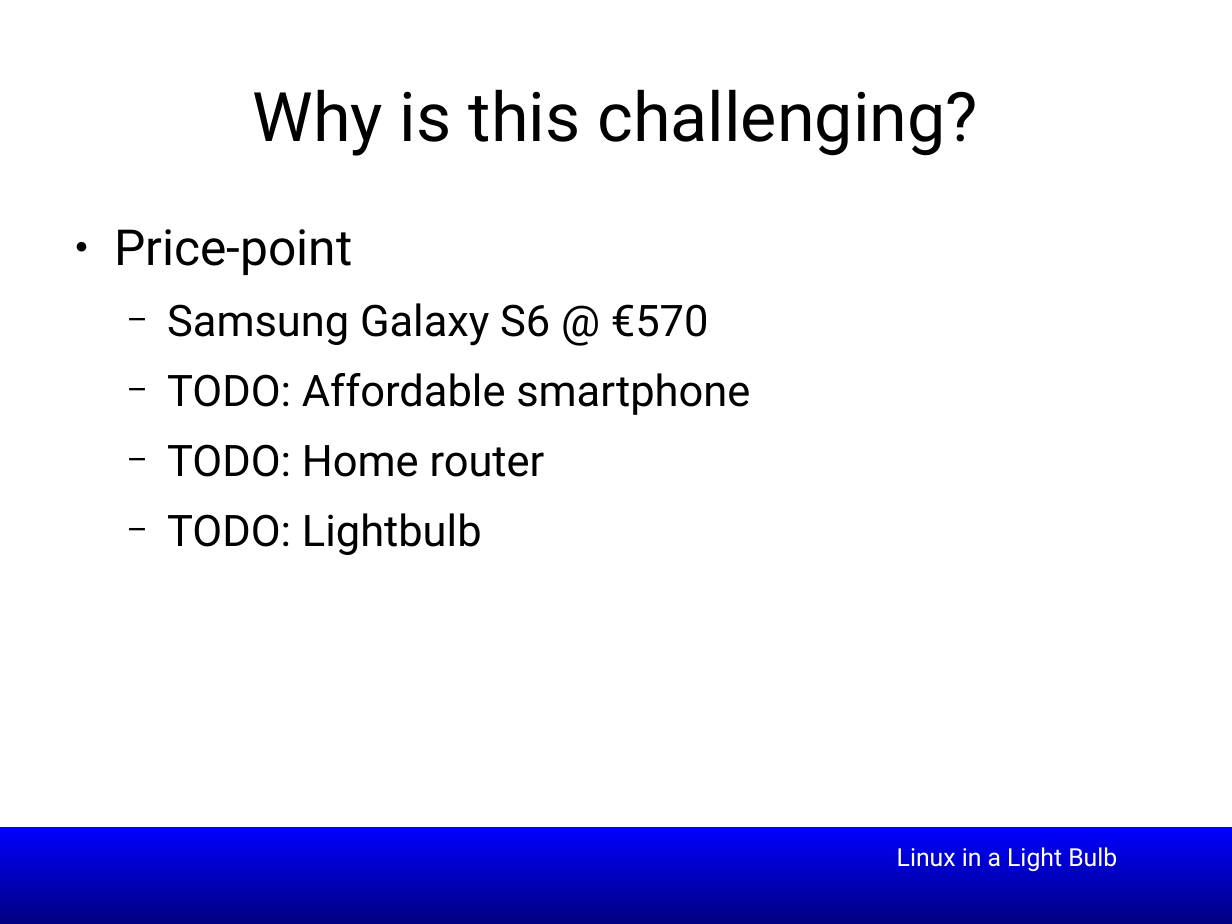
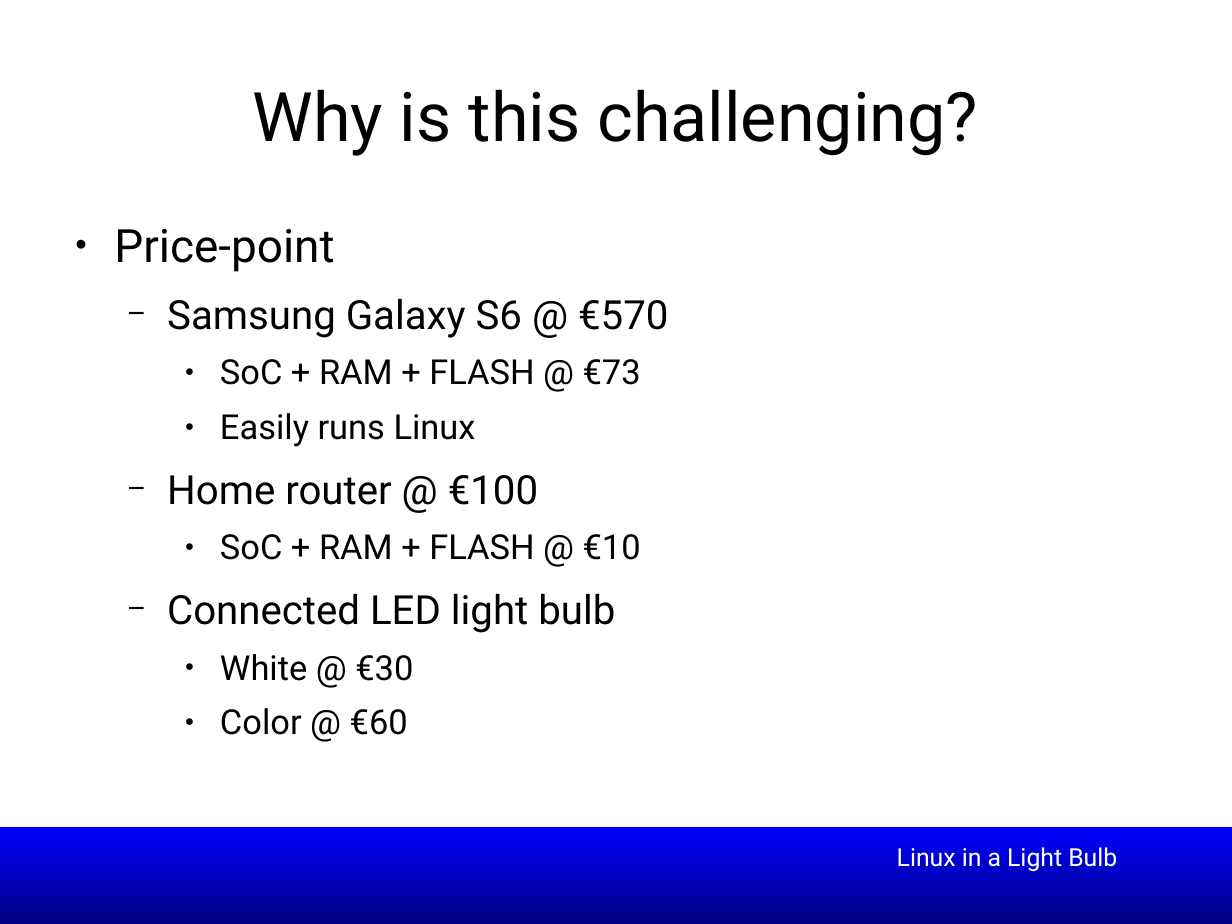
Before and after one commit to smipi1/elce2015, a slide deck: slide 21 of presentations/Linux_In_a_Lightbulb-Where_are_we_on_tinification-ELCE2015.odp (slide 22 before the commit). Drawn at 1232x924 pixels with LibreOffice and Linux fonts; fonts in the diff are those of the drawing; background and template pictures are left out. Boxes give left, top, right and bottom in pixels: in the first picture for what was removed or moved away, otherwise in the second. Text is boxed around its words. In the diff, an @@ line names an element or a change of style, - is before the commit and + after.

```diff
--- a/presentations/Linux_In_a_Lightbulb-Where_are_we_on_tinification-ELCE2015.odp
+++ b/presentations/Linux_In_a_Lightbulb-Where_are_we_on_tinification-ELCE2015.odp
@@ text at [114, 229, 668, 338]: size 32 to 29.6 pt in "Price-point"; size 28 to 25.9 pt in "Samsung Galaxy S6 @ €570" @@
@@ text at [167, 359, 641, 735]: text changed; size 28 to 22.2 pt @@
-  − TODO: Affordable smartphone
-  − TODO: Home router
-  − TODO: Lightbulb
+    ● SoC + RAM + FLASH @ €73
+    ● Easily runs Linux
+  − Home router @ €100
+    ● SoC + RAM + FLASH @ €10
+  − Connected LED light bulb
+    ● White @ €30
+    ● Color @ €60
```
Also in this commit, not shown: 12 other slides changed, 1 slide removed.
